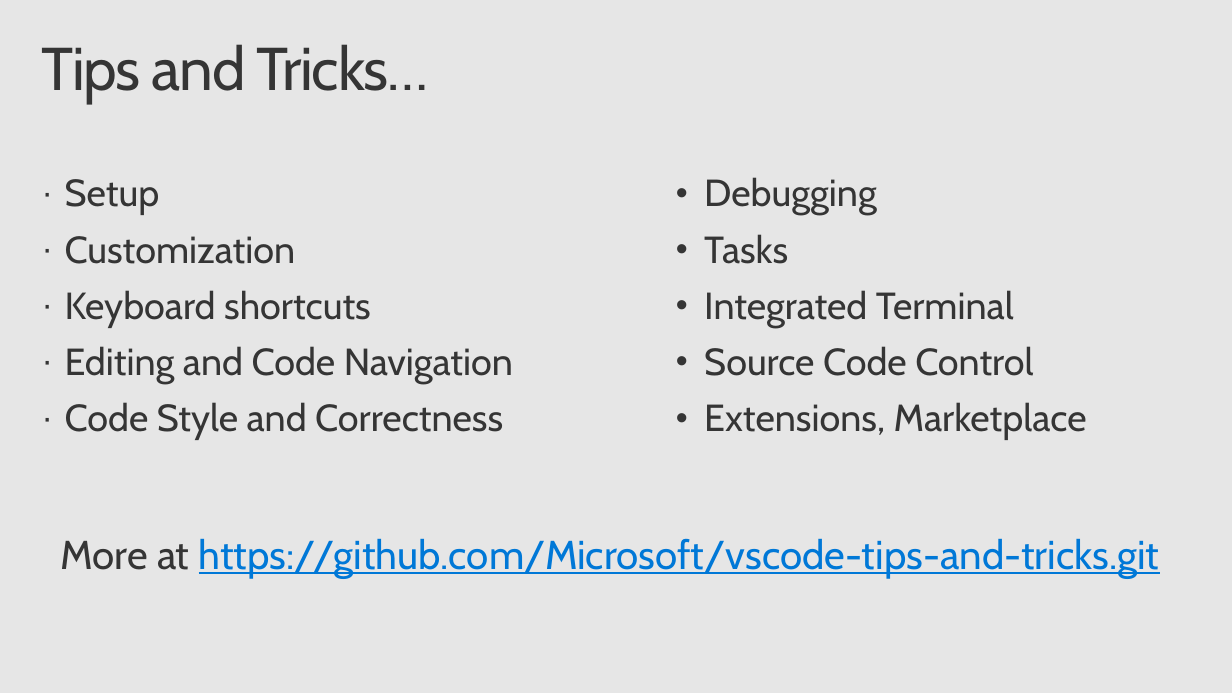
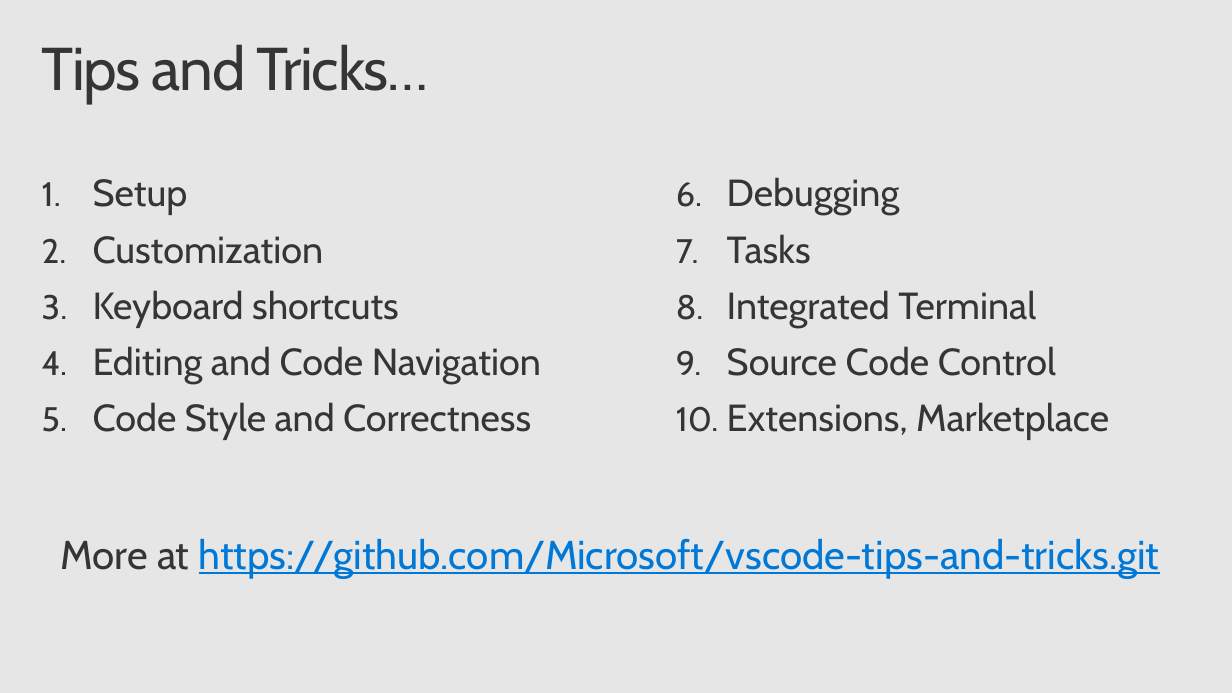
Before and after one commit to chrisdias/ignite2017, a slide deck: slide 3 of BRK3394.chrisdias.vscodetipstricks.pptx. Drawn at 1232x693 pixels with LibreOffice and Linux fonts; fonts in the diff are those of the drawing; background and template pictures are left out. Boxes give left, top, right and bottom in pixels: in the first picture for what was removed or moved away, otherwise in the second. Text is boxed around its words. In the diff, an @@ line names an element or a change of style, - is before the commit and + after.

```diff
--- a/BRK3394.chrisdias.vscodetipstricks.pptx
+++ b/BRK3394.chrisdias.vscodetipstricks.pptx
@@ text "Setup" at (93,179,541,440): bullet · to 1. @@
@@ text "Debugging" at (727,177,1109,440): bullet • to 1. @@
```
Also in this commit, not shown: 8 other slides changed, 1 other file.
